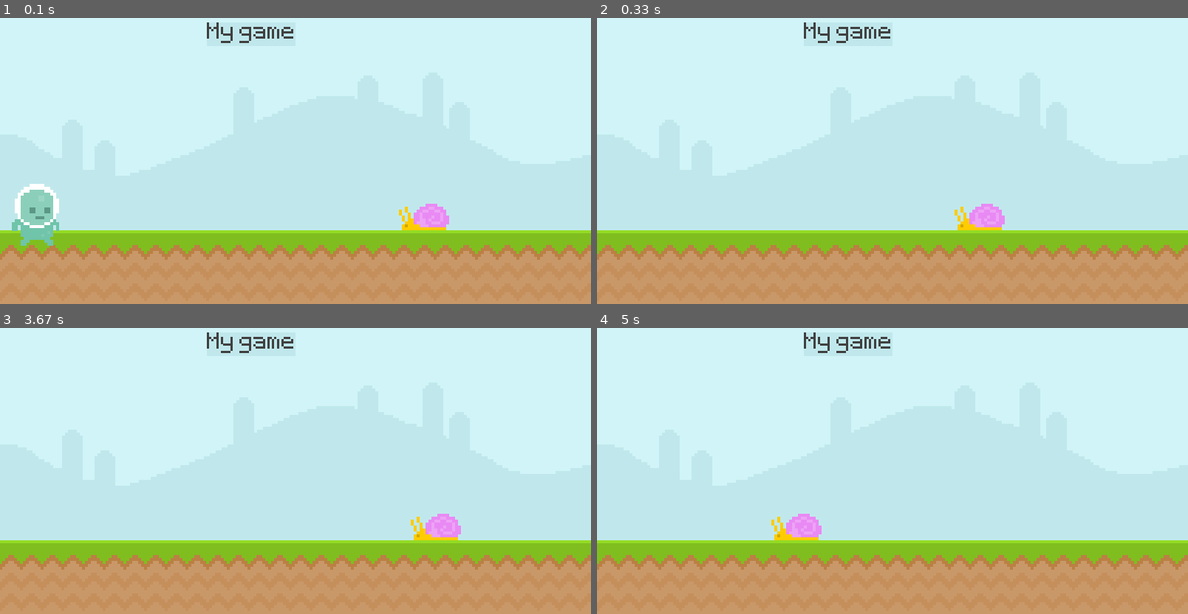
Above: before the commit, frames 1-4 (two rows, left to right).
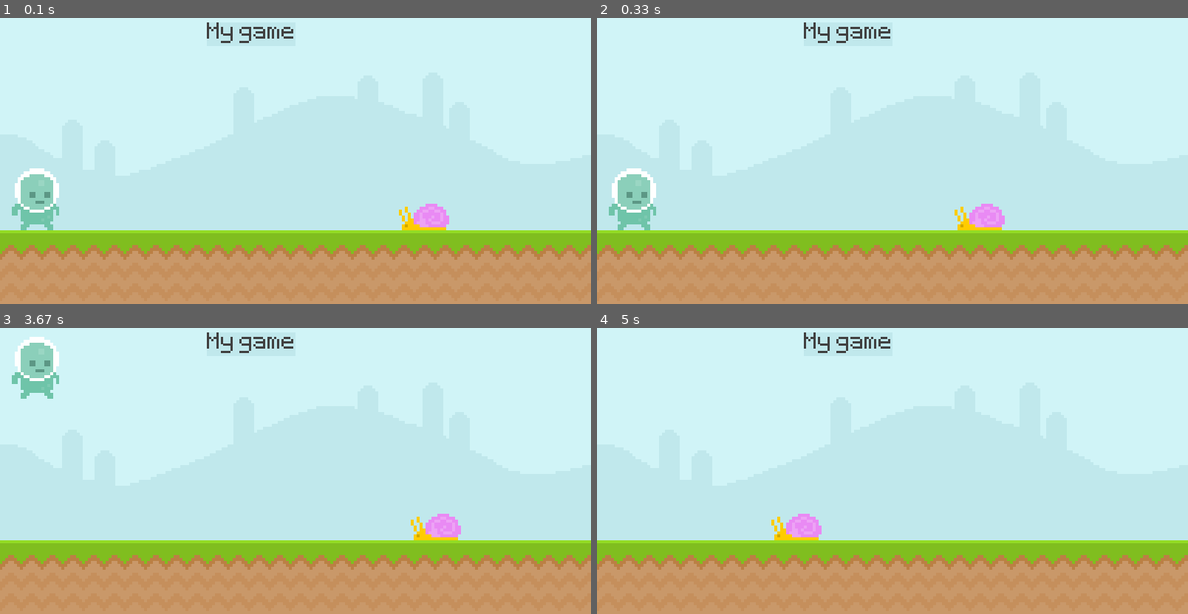
Above: after the commit, the same moments.

Repository: sus20/UltimatePygameIntro
Game: pygame game, started from runner.py
The game is run twice, just before and just after one commit, with the same random seed, the same clock (stepped at 60 frames per second) and the same inputs.
Inputs (mouse positions are in pixels of both pictures, inside the frame that each line leads up to):
- Up to frame 1 (0.1 s): no input
- Up to frame 2 (0.33 s): no input
- Up to frame 3 (3.67 s): press the mouse at (35, 508) at 0.37 s; move the mouse to (153, 448) at 0.47 s; release the mouse at (271, 385) at 0.6 s; click (35, 368) at 0.72 s; tap Space at 1, 1.4, 1.7, 2.23, 2.53, 3.63 s; move the mouse to (336, 396) at 1.37 s; move the mouse to (118, 379) at 2.2 s
- Up to frame 4 (5 s): tap Space at 3.93, 4.47, 4.77 s; move the mouse to (1105, 488) at 4.43 s

The runs differ from the first frame. In frame 1, 1.4% of the frame differs, in the area x 2-10%, y 52-80%; in frame 2, 1.3%; in frame 3, 1.3%; in frame 4, nothing differs.

Commit message:
feat: CheckedTheCollisionBetweenPlayerAndFloor&movePlayerUpIfCollision

Diff:
--- a/runner.py
+++ b/runner.py
@@ -31,16 +31,13 @@
             pygame.quit()
             exit()
 
-        if event.type == pygame.MOUSEMOTION:
+        if event.type == pygame.MOUSEBUTTONDOWN:
             if player_rect.collidepoint(event.pos):
-                print('collision')
+                player_gravity = -20
 
         if event.type == pygame.KEYDOWN:
             if event.key == pygame.K_SPACE:
                 player_gravity = -20
-
-        if event.type == pygame.KEYUP:
-            print('Key UP')
 
     screen.blit(sky_surface, (0, 0))
     screen.blit(ground_surface, (0, 300))   # (from left, from top-down )
@@ -56,18 +53,10 @@
     # Player
     player_gravity += 1
     player_rect.y += player_gravity
+    if player_rect.bottom >= 300:
+        player_rect.bottom = 300
+
     screen.blit(player_surf, player_rect)
-
-    # keys = pygame.key.get_pressed()
-    # if keys[pygame.K_SPACE]:
-    #     print('jump')
-
-    # if player_rect.colliderect(snail_rect):
-    #     print('collision')
-
-    # mouse_pos = pygame.mouse.get_pos()
-    # if player_rect.collidepoint(mouse_pos):
-    #     print(pygame.mouse.get_pressed())
 
     pygame.display.update()
     clock.tick(60)
